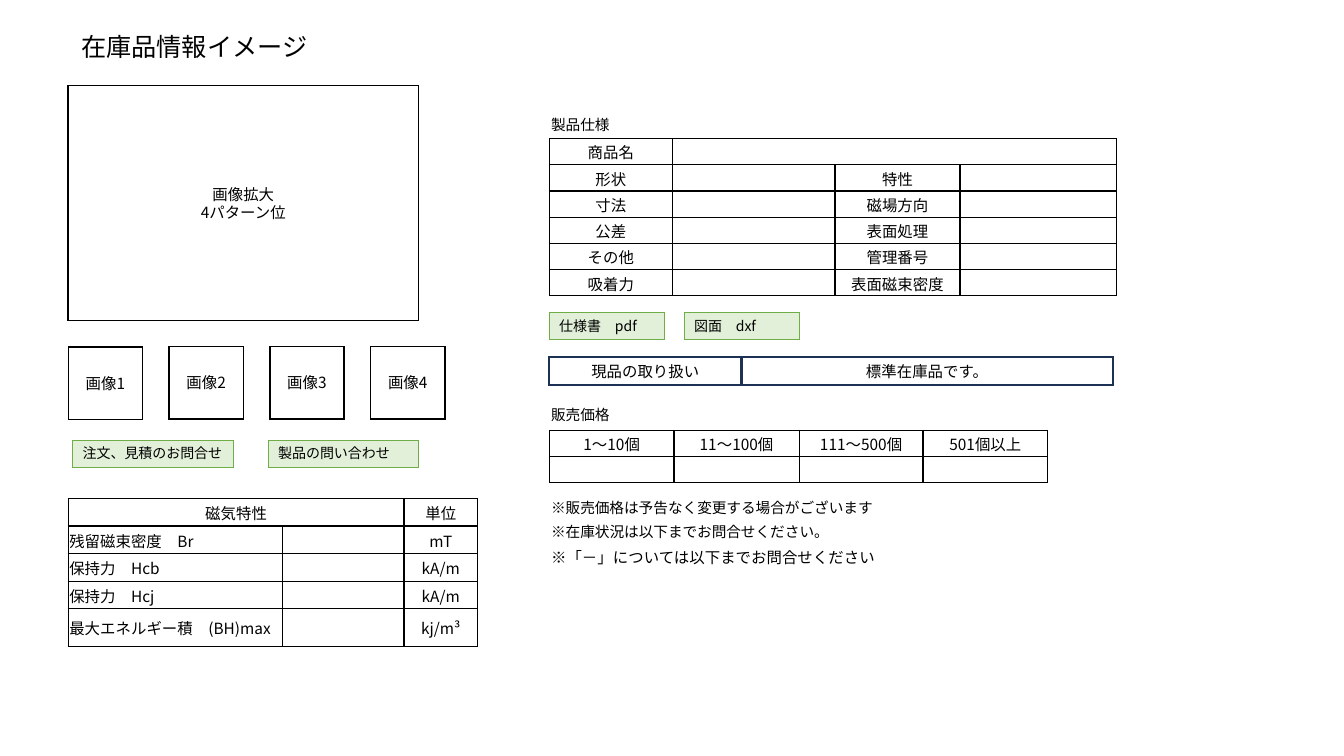
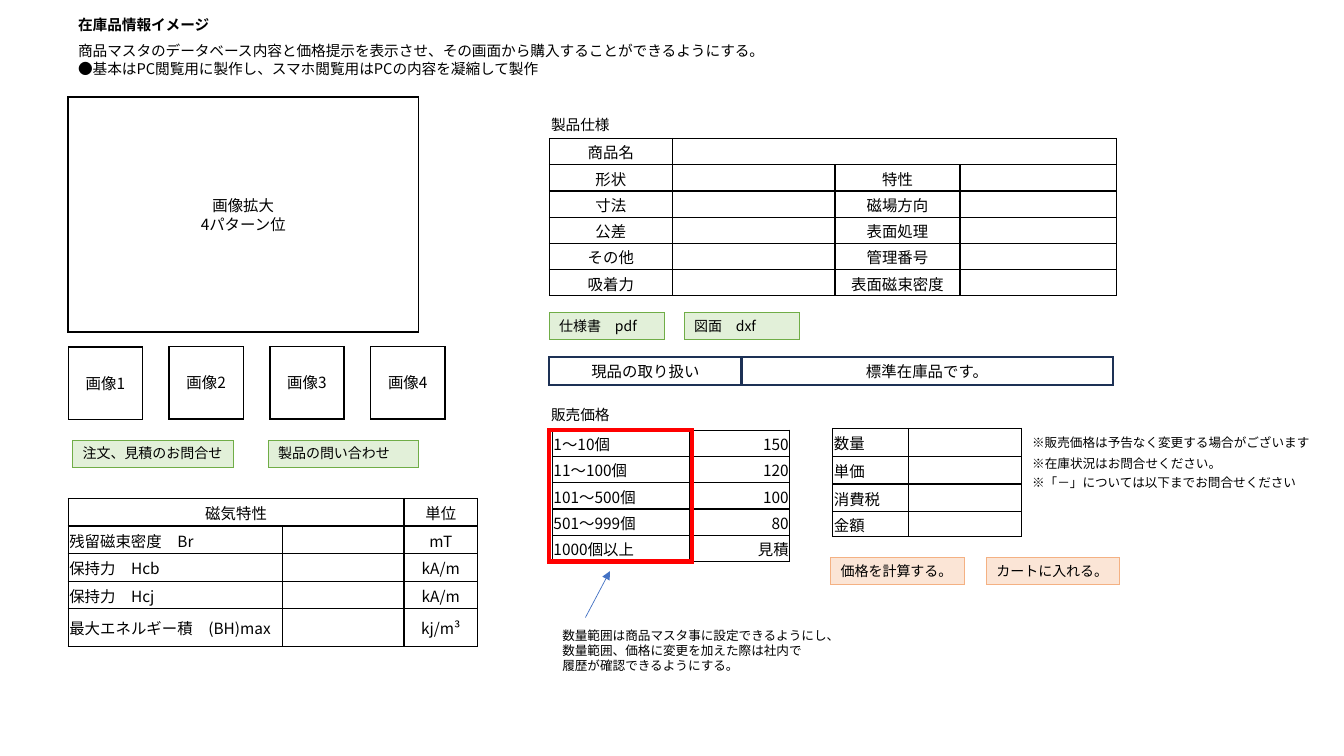
Before and after one commit to jojodio0123/samurai, a slide deck: slide 6 of samurai-main/目指すサイト構築の概要説明.pptx (slide 4 before the commit). Drawn at 1344x756 pixels with LibreOffice and Linux fonts; fonts in the diff are those of the drawing. Boxes give left, top, right and bottom in pixels: in the first picture for what was removed or moved away, otherwise in the second. Text is boxed around its words. In the diff, an @@ line names an element or a change of style, - is before the commit and + after.

```diff
--- a/samurai-main/目指すサイト構築の概要説明.pptx
+++ b/samurai-main/目指すサイト構築の概要説明.pptx
@@ text "在庫品情報イメージ": place and size @@
-text "在庫品情報イメージ" at (81, 34, 307, 58)
+text "在庫品情報イメージ" at (78, 17, 209, 32)
@@ text "在庫品情報イメージ" at (78, 17, 209, 32): size 18 to 10.5 pt, bold on @@
@@ text added at (78, 43, 764, 76), 10.5 pt, text #000000 @@
+商品マスタのデータベース内容と価格提示を表示させ、その画面から購入することができるようにする。
+●基本はPC閲覧用に製作し、スマホ閲覧用はPCの内容を凝縮して製作
@@ rectangle "画像拡大": place and size @@
-rectangle "画像拡大" at (69, 86, 418, 321)
+rectangle "画像拡大" at (69, 97, 418, 332)
@@ table removed at (549, 431, 1049, 483), 2 rows, 4 columns @@
-1～10個 | 11～100個 | 111～500個 | 501個以上
- |  |  | 
@@ rectangle added at (549, 431, 693, 562), outline #FF0000 3 pt @@
@@ table added at (553, 431, 789, 564), 5 rows, 2 columns @@
+1～10個 | 150
+11～100個 | 120
+101～500個 | 100
+501～999個 | 80
+1000個以上 | 見積
@@ table added at (833, 429, 1021, 536), 4 rows, 2 columns @@
+数量 | 
+単価 | 
+消費税 | 
+金額 | 
@@ text "※販売価格は予告なく変更する場合がございます": place and size @@
-text "※販売価格は予告なく変更する場合がございます" at (551, 500, 873, 515)
+text "※販売価格は予告なく変更する場合がございます" at (1032, 436, 1309, 448)
@@ text "※販売価格は予告なく変更する場合がございます" at (1032, 436, 1309, 448): size 10.5 to 9 pt @@
@@ text "※「－」については以下までお問合せください": place and size @@
-text "※「－」については以下までお問合せください" at (551, 550, 875, 565)
+text "※「－」については以下までお問合せください" at (1032, 476, 1296, 488)
@@ text "※「－」については以下までお問合せください" at (1032, 476, 1296, 488): size 11 to 9 pt @@
@@ text at (1032, 457, 1221, 469): text changed; size 10.5 to 9 pt @@
-※在庫状況は以下までお問合せください。
+※在庫状況はお問合せください。
@@ rectangle added at (831, 558, 964, 585), fill #FBE5D6, outline #F4B183 0.75 pt, 10 pt, text #000000 @@
+価格を計算する。
@@ rectangle added at (987, 558, 1120, 585), fill #FBE5D6, outline #F4B183 0.75 pt, 10 pt, text #000000 @@
+カートに入れる。
@@ arrow added from (586, 618) to (610, 572), #4472C4 0.5 pt @@
@@ text added at (562, 629, 839, 671), 9 pt, text #000000 @@
+数量範囲は商品マスタ事に設定できるようにし、
+数量範囲、価格に変更を加えた際は社内で
+履歴が確認できるようにする。
```
Also in this commit, not shown: 1 other slide changed, 4 slides added, 41 other files.
